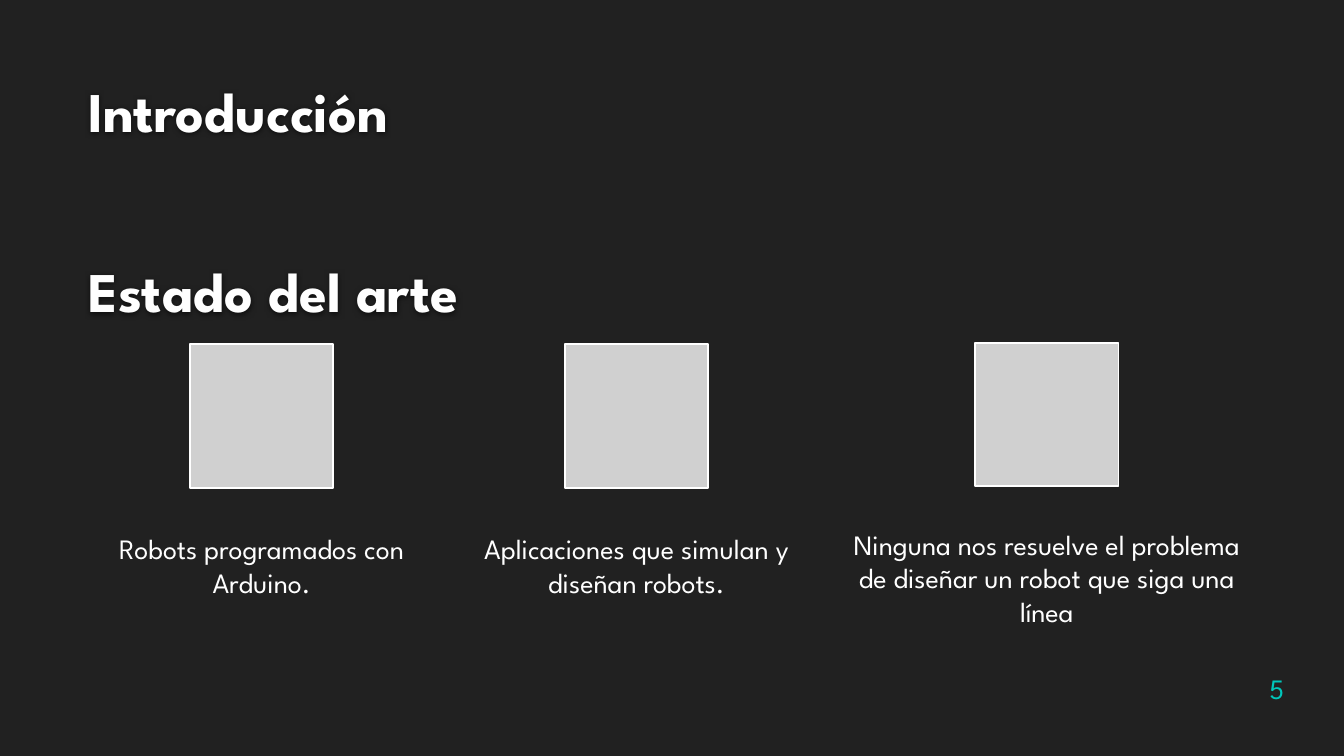
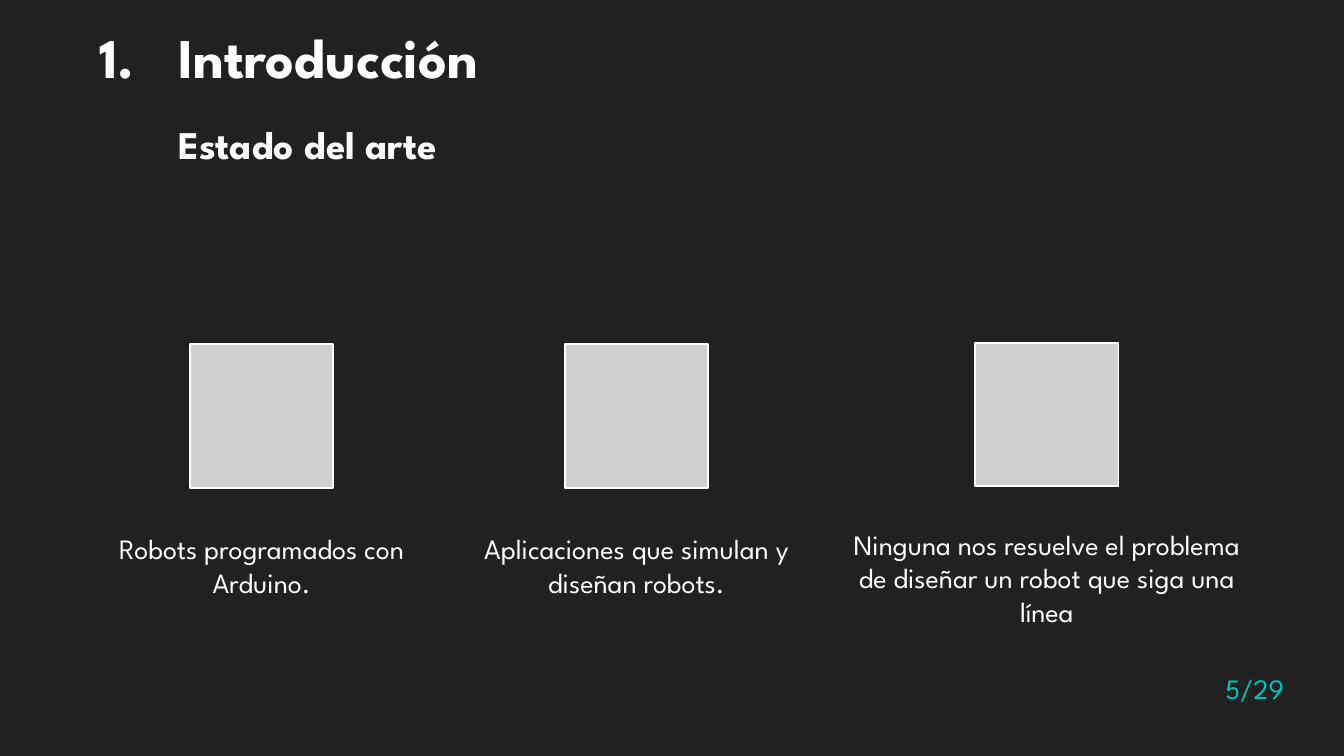
Before and after one commit to Zigic23/TFG-RobotSiguelineas, a slide deck: slide 5 of Presentación/Presentacion TFG.pptx. Drawn at 1344x756 pixels with LibreOffice and Linux fonts; fonts in the diff are those of the drawing; grey boxes stand for pictures; background and template pictures are left out. Boxes give left, top, right and bottom in pixels: in the first picture for what was removed or moved away, otherwise in the second. Text is boxed around its words. In the diff, an @@ line names an element or a change of style, - is before the commit and + after.

```diff
--- a/Presentación/Presentacion TFG.pptx
+++ b/Presentación/Presentacion TFG.pptx
@@ text added at [100,39,478,160], 40 pt, text #FFFFFF, bold @@
+1. Introducción
+Estado del arte
@@ text removed at [88,93,388,133] @@
-Introducción
@@ title removed at [88,273,458,313] @@
-Estado del arte
@@ page number at [1225,679,1284,702]: text changed @@
-5
+5/29
```
Also in this commit, not shown: 27 other slides changed, 1 slide added, 1 slide removed, 4 other files.
